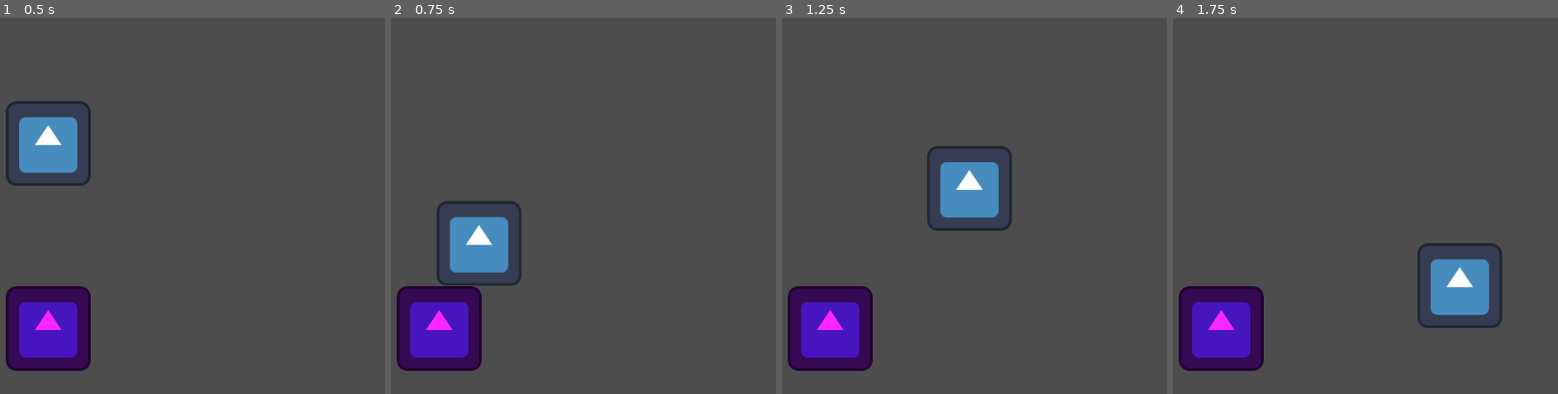
Above: before the commit, frames 1-4 (left to right).
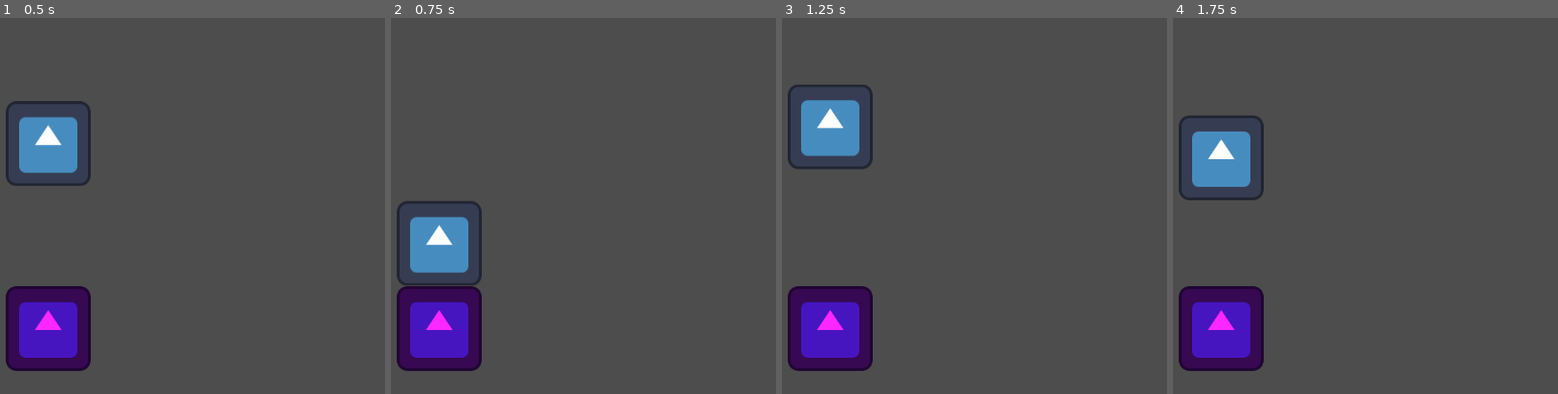
Above: after the commit, the same moments.

Repository: FeniXb3/proto-swps
Game: Godot game, scene res://game.tscn
Two runs of this game, one before a commit and one after it. Both use one fixed random seed, a clock stepped at 60 frames per second and the inputs below. The engine's default icon, where the game draws it, is replaced by a stand-in: a white triangle on a blue panel in a dark square.
Inputs:
- Up to frame 1 (0.5 s): no input
- Up to frame 2 (0.75 s): hold Right (ui_right) from 0.53 s (still down)
- Up to frame 3 (1.25 s): keep holding Right (ui_right); tap Space (jump) at 0.77 s
- Up to frame 4 (1.75 s): keep holding Right (ui_right); tap Space (jump) at 1.52 s

Frame 1 is identical in both runs. In frame 2, 3.9% of the frame differs, in the area x 1-34%, y 48-72%; in frame 3, 5.8%; in frame 4, 5.8%, in the area x 1-86%, y 25-83%.

Commit message:
Zajęcia 2026-06-08

Diff:
--- a/game.tscn
+++ b/game.tscn
@@ -7,6 +7,7 @@
 
 [node name="Player" parent="." unique_id=1791417171 instance=ExtResource("1_e2o6t")]
 position = Vector2(390, 151)
+JUMP_VELOCITY = -600.0
 
 [node name="Platform" parent="." unique_id=794616474 instance=ExtResource("2_feb5d")]
 position = Vector2(390, 549)
--- a/player.gd
+++ b/player.gd
@@ -1,8 +1,8 @@
 extends CharacterBody2D
 
 
-const SPEED = 300.0
-const JUMP_VELOCITY = -400.0
+@export var SPEED = 300.0
+@export var JUMP_VELOCITY = -400.0
 
 
 func _physics_process(delta: float) -> void:
@@ -16,7 +16,7 @@
 
 	# Get the input direction and handle the movement/deceleration.
 	# As good practice, you should replace UI actions with custom gameplay actions.
-	var direction := Input.get_axis("ui_left", "ui_right")
+	var direction := Input.get_axis("move_left", "move_right")
 	if direction:
 		velocity.x = direction * SPEED
 	else:
--- a/project.godot
+++ b/project.godot
@@ -21,6 +21,19 @@
 "deadzone": 0.2,
 "events": [Object(InputEventJoypadButton,"resource_local_to_scene":false,"resource_name":"","device":-1,"button_index":0,"pressure":0.0,"pressed":true,"script":null)
 , Object(InputEventKey,"resource_local_to_scene":false,"resource_name":"","device":-1,"window_id":0,"alt_pressed":false …(182 unchanged characters)…
+, Object(InputEventKey,"resource_local_to_scene":false,"resource_name":"","device":-1,"window_id":0,"alt_pressed":false,"shift_pressed":false,"ctrl_pressed":false,"meta_pressed":false,"pressed":false,"keycode":0,"physical_keycode":87,"key_label":0,"unicode":119,"location":0,"echo":false,"script":null)
+]
+}
+move_left={
+"deadzone": 0.2,
+"events": [Object(InputEventKey,"resource_local_to_scene":false,"resource_name":"","device":-1,"window_id":0,"alt_pressed":false,"shift_pressed":false,"ctrl_pressed":false,"meta_pressed":false,"pressed":false,"keycode":0,"physical_keycode":65,"key_label":0,"unicode":97,"location":0,"echo":false,"script":null)
+, Object(InputEventJoypadMotion,"resource_local_to_scene":false,"resource_name":"","device":-1,"axis":0,"axis_value":-1.0,"script":null)
+]
+}
+move_right={
+"deadzone": 0.2,
+"events": [Object(InputEventJoypadMotion,"resource_local_to_scene":false,"resource_name":"","device":-1,"axis":0,"axis_value":1.0,"script":null)
+, Object(InputEventKey,"resource_local_to_scene":false,"resource_name":"","device":-1,"window_id":0,"alt_pressed":false,"shift_pressed":false,"ctrl_pressed":false,"meta_pressed":false,"pressed":false,"keycode":0,"physical_keycode":68,"key_label":0,"unicode":100,"location":0,"echo":false,"script":null)
 ]
 }
 
